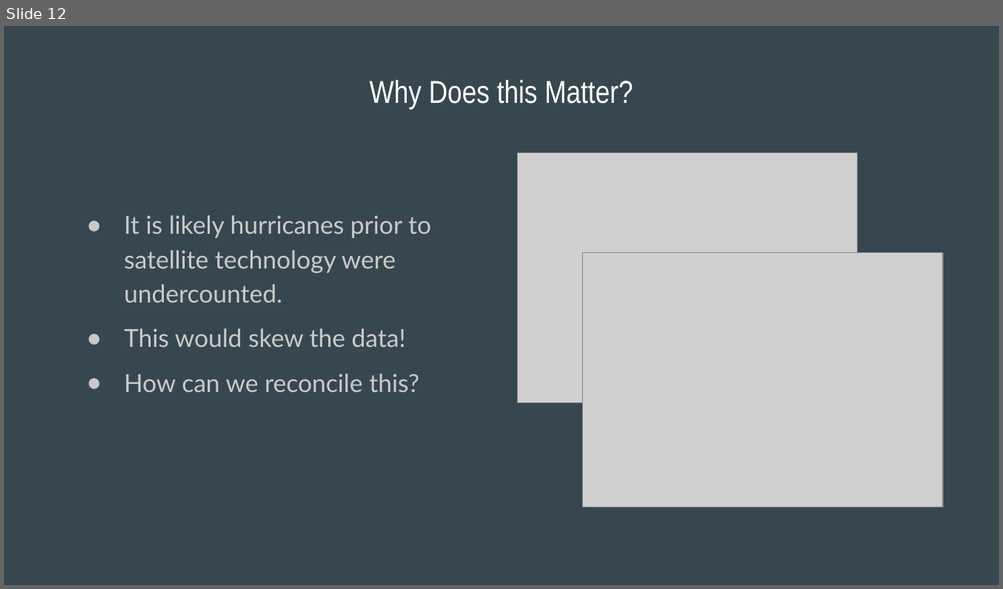
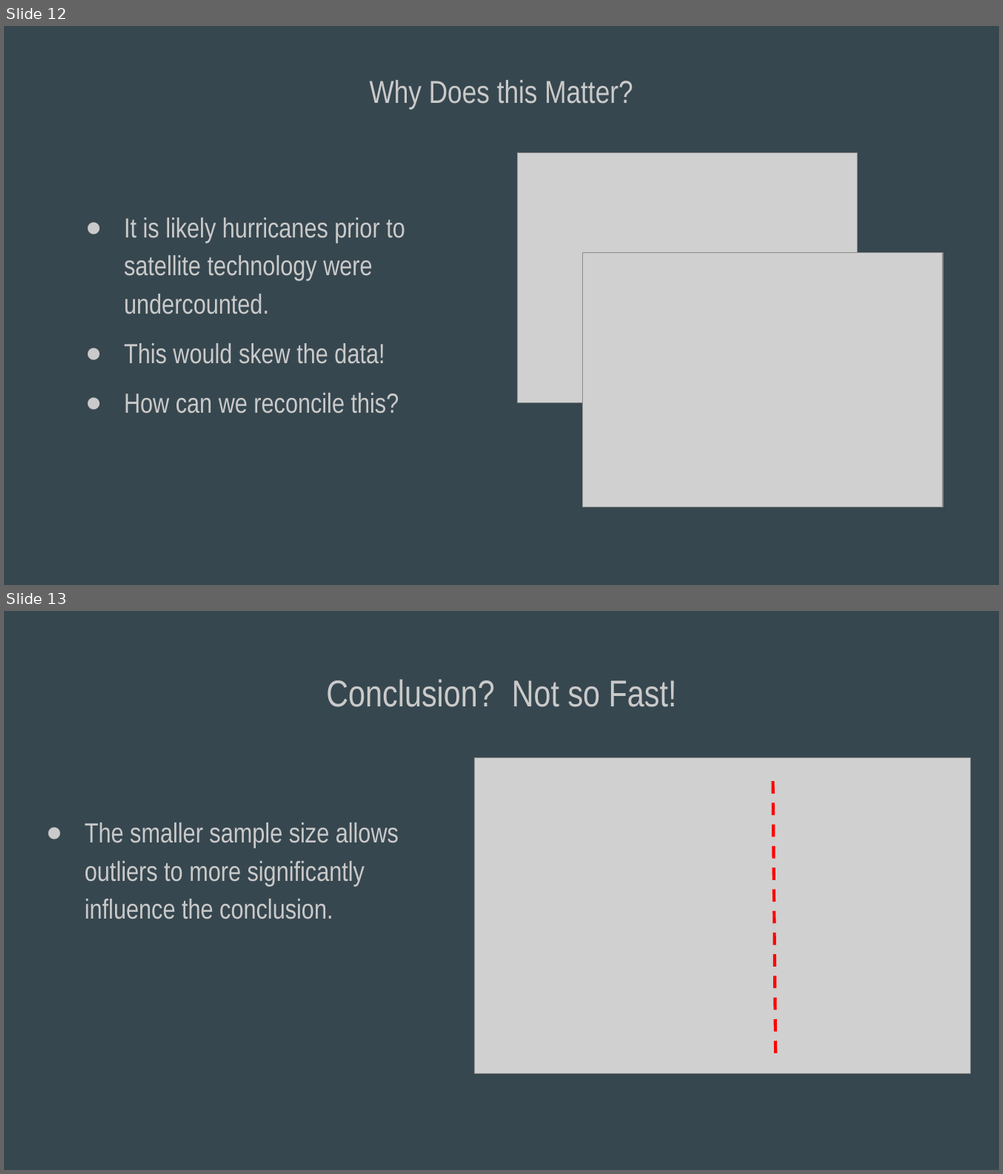
Before and after one commit to cwittmaack12/HurricaneProject, a slide deck: Historical Hurricane Analysis (1).pptx. Shown one above the other, each under a label of ours: slide 12 before the commit, slides 12 and 13 after it. The pictures are 1003x589 and 1003x1174 pixels, drawn with LibreOffice and Linux fonts; fonts in the diff are those of the drawing; grey boxes stand for pictures. Boxes give left, top, right and bottom in pixels: in the first picture for what was removed or moved away, otherwise in the second. Text is boxed around its words. In the diff, an @@ line names an element or a change of style, - is before the commit and + after.

```diff
--- a/Historical Hurricane Analysis (1).pptx
+++ b/Historical Hurricane Analysis (1).pptx
@@ slide 13 added at [4,611,999,1170], background #37474F @@
@@ title added at [326,679,677,707], 27 pt, text #CACACA @@
+Conclusion? Not so Fast!
@@ picture added at [475,758,970,1073] @@
@@ line added from (773, 781) to (775, 1054), #FF0000 2.25 pt dashed @@
@@ text added at [85,823,398,920], 20 pt, text #CACACA @@
+● The smaller sample size allows outliers to more significantly influence the conclusion.
@@ slide 12 changed as well @@
@@ title "Why Does this Matter?" at [370,80,632,110]: text colour #FFFFFF to #CACACA @@
@@ text "It is likely hurricanes prior ..." at [124,218,405,414]: size 18 to 20 pt, font Lato to Arial Narrow; indent changed @@
```
Also in this commit, not shown: 11 other slides changed, 4 other slides added, 7 slides removed, 7 other files.
